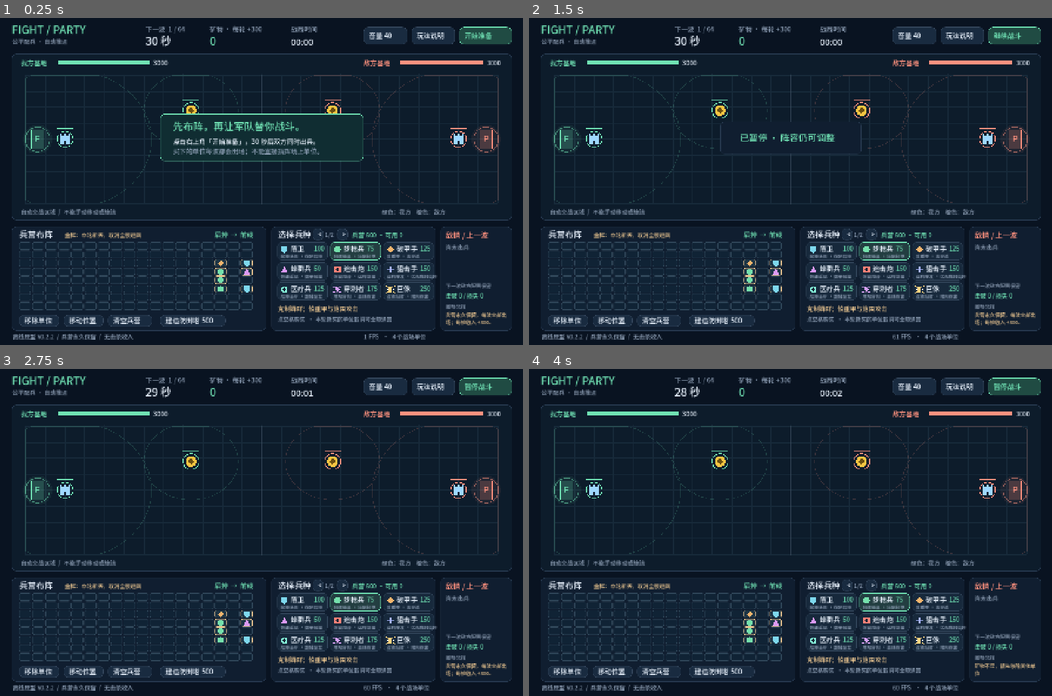
Above: before the commit, frames 1-4 (two rows, left to right).
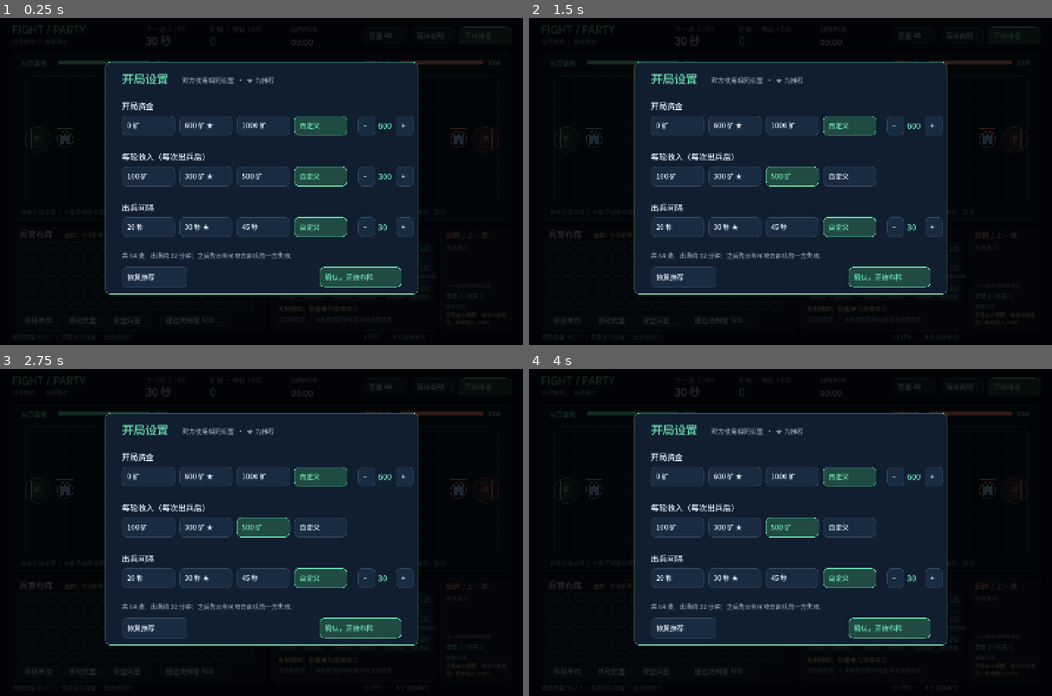
Above: after the commit, the same moments.

Repository: Pickher/FightParty
Game: Godot game, scene res://scenes/main.tscn
The game is run twice, just before and just after one commit, with the same random seed, the same clock (stepped at 60 frames per second) and the same inputs.
Inputs (mouse positions are in pixels of both pictures, inside the frame that each line leads up to):
- Up to frame 1 (0.25 s): no input
- Up to frame 2 (1.5 s): tap Enter at 0.5 s; tap Space at 0.6, 0.77, 1.07, 1.35 s; click (790, 181) at 0.67 s; move the mouse to (685, 197) at 1.27 s; click (685, 197) at 1.42 s
- Up to frame 3 (2.75 s): tap Space at 1.52, 1.82, 2.1 s; move the mouse to (313, 460) at 2.02 s; click (313, 460) at 2.17 s
- Up to frame 4 (4 s): tap Space at 2.75, 2.85, 3.02, 3.32, 3.6, 3.77 s; move the mouse to (764, 597) at 2.77 s; click (764, 597) at 2.92 s; move the mouse to (947, 581) at 3.52 s; click (947, 581) at 3.67 s

The runs differ from the first frame. In frame 1, 68% of the frame differs, in the area x 0-100%, y 0-100%; in frame 2, 67%; in frame 3, 67%; in frame 4, 67%.

Commit message:
Add pre-game settings popup for start funds, per-wave income and wave interval (0.2.3)
Co-authored-by: wangzeyu2495 <wangzeyu2495@gmail.com>

Diff:
--- a/data/rules.json
+++ b/data/rules.json
@@ -1,10 +1,15 @@
 {
-  "version": "0.2.2", "tick_rate": 20, "wave_seconds": 30,
+  "version": "0.2.3", "tick_rate": 20, "wave_seconds": 30,
   "start_minerals": 600, "wave_income": 300,
   "wave_limit": 64, "final_phase_max_seconds": 600,
   "base_hp": 3000, "unit_lifetime": 0,
   "structures": true, "treasury_reward": 400, "tower_max_builds": 1,
   "columns": 18, "rows": 8, "world_width": 1200, "world_height": 400,
+  "setup_options": {
+    "start_minerals": {"label": "开局资金", "unit": "矿", "choices": [0, 600, 1000], "recommended": 600, "step": 100, "min": 0, "max": 5000},
+    "wave_income": {"label": "每轮收入（每次出兵后）", "unit": "矿", "choices": [100, 300, 500], "recommended": 300, "step": 50, "min": 0, "max": 2000},
+    "wave_seconds": {"label": "出兵间隔", "unit": "秒", "choices": [20, 30, 45], "recommended": 30, "step": 5, "min": 10, "max": 120}
+  },
   "layout": {
     "base_x": 30, "base_y": 200, "base_radius": 20,
     "spawn_x": 140, "spawn_dx": 13, "spawn_y": 32, "spawn_dy": 48,
--- a/data/units.json
+++ b/data/units.json
@@ -1,5 +1,5 @@
 {
- "version": "0.2.2",
+ "version": "0.2.3",
  "units": {
   "guard": {"name":"盾卫","symbol":"G","cost":100,"hp":480,"armor":"heavy","damage":16,"interval":1.2,"range":25,"speed":34,"splash":0,"light_multiplier":1.0,"heavy_multiplier":0.8,"color":"7ed8ed","role":"前排承伤 · 保护后排","counter":"抵挡步枪与狙击；怕破甲手","layer":"ground","target_layers":["ground"]},
   "rifle": {"name":"步枪兵","symbol":"R","cost":75,"hp":120,"armor":"light","damage":18,"interval":0.55,"range":140,"speed":36,"splash":0,"light_multiplier":1.4,"heavy_multiplier":0.45,"color":"75e0ac","role":"持续输出 · 压制轻甲","counter":"克制蜂群；怕重甲与范围攻击","layer":"ground","target_layers":["ground","air"]},
--- a/project.godot
+++ b/project.godot
@@ -2,7 +2,7 @@
 
 [application]
 config/name="FightParty"
-config/version="0.2.2"
+config/version="0.2.3"
 run/main_scene="res://scenes/main.tscn"
 config/features=PackedStringArray("4.4", "GL Compatibility")
 config/icon="res://assets/icon.svg"
--- a/scripts/main.gd
+++ b/scripts/main.gd
@@ -40,6 +40,11 @@
 # 取消已出场单位不退款，需要二次确认；确认前把目标阵容暂存在这里。pending_message 为空表示没有待确认操作。
 var pending_formation: Array = []
 var pending_message := ""
+# 开局设置弹窗：每局开始前选择，双方使用同一份设置；字段与选项来自 rules.setup_options。
+var setup_open := true
+var match_settings: Dictionary = {}
+# 玩家选了“自定义”的字段；自定义时显示 −/+ 步进。
+var custom_fields: Dictionary = {}
 
 ## 节点进入场景后初始化：接管点击、准备音效、读取设置、建立对局、开启每帧更新。
 func _ready() -> void:
@@ -48,6 +53,7 @@
 	_make_sound()
 	_load_settings()
 	_new_match()
+	setup_open = true
 	set_process(true)
 
 ## 用衰减正弦波生成短提示音，避免依赖外部音频文件。
@@ -68,7 +74,7 @@
 ## 重置开始、暂停和特效状态。进入游戏后仍要点击“开始准备”才会计时。
 func _new_match() -> void:
 	var prior: Array = Catalog.starter()
-	sim = Sim.new(42)
+	sim = Sim.new(42, match_settings.duplicate())
 	ai = AI.new(42)
 	var config := ConfigFile.new()
 	if config.load("user://settings.cfg") == OK:
@@ -94,6 +100,23 @@
 	if config.load("user://settings.cfg") == OK:
 		volume = clampf(float(config.get_value("audio","volume",0.4)), 0.0, 1.0)
 	speaker.volume_db = linear_to_db(maxf(volume, 0.001))
+	match_settings = _recommended_settings()
+	custom_fields.clear()
+	var options: Dictionary = Catalog.rules().setup_options
+	for field in options:
+		var value = config.get_value("match", field, match_settings[field])
+		if (value is int or value is float) and value >= options[field].min and value <= options[field].max:
+			match_settings[field] = int(value)
+			if not options[field].choices.has(int(value)):
+				custom_fields[field] = true
+
+## 每个设置字段的推荐值。
+func _recommended_settings() -> Dictionary:
+	var result: Dictionary = {}
+	var options: Dictionary = Catalog.rules().setup_options
+	for field in options:
+		result[field] = int(options[field].recommended)
+	return result
 
 ## 保存当前音量和下一波阵容。失败只给提示，不影响继续战斗。
 func _save_settings() -> void:
@@ -103,6 +126,8 @@
 	for slot in sim.formations[0]:
 		formation.append({"kind":slot.kind,"cell":slot.cell})
 	config.set_value("player","formation",formation)
+	for field in match_settings:
+		config.set_value("match",field,match_settings[field])
 	if config.save("user://settings.cfg") != OK:
 		_note("设置保存失败；本局仍可继续。")
 
@@ -240,7 +265,7 @@
 	_button(Rect2(1264,24,144,48),"开始准备" if not started else ("继续战斗" if paused else "暂停战斗"),"start",true)
 	_draw_battle()
 	_draw_editor()
-	_text(Vector2(34,882),"离线原型 v0.2.2  /  兵营永久保留  /  无击杀收入",16,MUTED)
+	_text(Vector2(34,882),"离线原型 v0.2.3  /  兵营永久保留  /  无击杀收入",16,MUTED)
 	_text(Vector2(1000,882),"%d FPS   ·   %d 个战场单位" % [Engine.get_frames_per_second(),sim.units.size()],16,MUTED)
 	if not started:
 		_panel(Rect2(440,263,560,130), Color("102d32"), MINT)
@@ -254,6 +279,8 @@
 		_draw_result()
 	if pending_message != "":
 		_draw_confirm()
+	if setup_open:
+		_draw_setup()
 	if help_open:
 		_draw_help()
 
@@ -551,6 +578,62 @@
 	_button(Rect2(465,535,210,60),"调整阵容，再来一局","restart",true)
 	_button(Rect2(700,535,210,60),"查看玩法说明","help")
 
+## 开局设置弹层：每个字段三个预设（★ 推荐）加自定义；自定义用 −/+ 按 step 调整。
+func _draw_setup() -> void:
+	draw_rect(Rect2(0,0,1440,900),Color(0,0,0,0.82))
+	_panel(Rect2(290,120,860,640),PANEL,MINT)
+	buttons.clear()
+	_text(Vector2(335,180),"开局设置",32,MINT)
+	_text(Vector2(500,178),"双方使用相同设置  ·  ★ 为推荐",18,MUTED)
+	var options: Dictionary = sim.rules.setup_options
+	var row := 0
+	for field in options:
+		var option: Dictionary = options[field]
+		var y: float = 220 + row * 140
+		var value: int = int(match_settings[field])
+		var custom: bool = custom_fields.has(field)
+		_text(Vector2(335,y+30),str(option.label),22)
+		var column := 0
+		for choice in option.choices:
+			var label: String = "%d %s" % [int(choice), option.unit]
+			if int(choice) == int(option.recommended):
+				label += " ★"
+			_button(Rect2(335+column*158,y+48,146,54),label,"setup_pick:%s:%d" % [field,int(choice)],not custom and value == int(choice))
+			column += 1
+		_button(Rect2(335+column*158,y+48,146,54),"自定义","setup_custom:"+field,custom)
+		if custom:
+			_button(Rect2(985,y+48,48,54),"−","setup_step:%s:-1" % field)
+			_text(Vector2(1040,y+84),"%d" % value,22,MINT)
+			_button(Rect2(1090,y+48,48,54),"+","setup_step:%s:1" % field)
+		row += 1
+	var minutes: float = float(sim.rules.wave_limit) * float(match_settings.wave_seconds) / 60.0
+	_text(Vector2(335,660),"共 %d 波，出满约 %d 分钟；之后先没有可攻击部队的一方失败。" % [int(sim.rules.wave_limit),int(round(minutes))],17,MUTED)
+	_button(Rect2(335,684,180,56),"恢复推荐","setup_reset")
+	_button(Rect2(880,684,224,56),"确认，开始布阵","setup_confirm",true)
+
+## 处理开局设置弹层的按钮；确认后按新设置重建对局。
+func _handle_setup(action: String) -> void:
+	var options: Dictionary = sim.rules.setup_options
+	var parts: PackedStringArray = action.split(":")
+	if parts[0] == "setup_reset":
+		match_settings = _recommended_settings()
+		custom_fields.clear()
+	elif parts[0] == "setup_confirm":
+		_new_match()
+		setup_open = false
+		_save_settings()
+	elif parts.size() >= 2 and options.has(parts[1]):
+		var field: String = parts[1]
+		var option: Dictionary = options[field]
+		if parts[0] == "setup_pick" and parts.size() == 3:
+			match_settings[field] = int(parts[2])
+			custom_fields.erase(field)
+		elif parts[0] == "setup_custom":
+			custom_fields[field] = true
+		elif parts[0] == "setup_step" and parts.size() == 3:
+			custom_fields[field] = true
+			match_settings[field] = clampi(int(match_settings[field]) + int(parts[2]) * int(option.step), int(option.min), int(option.max))
+
 ## 取消已出场单位的二次确认弹层；清空底层点击区域，只保留确认与取消。
 func _draw_confirm() -> void:
 	draw_rect(Rect2(0,0,1440,900),Color(0,0,0,0.7))
@@ -574,7 +657,7 @@
 ## 处理快捷键：空格开始/暂停，Esc 打开或关闭说明；忽略长按产生的重复事件。
 func _unhandled_key_input(event: InputEvent) -> void:
 	if event is InputEventKey and event.pressed and not event.echo:
-		if event.keycode == KEY_SPACE and not help_open and not sim.finished:
+		if event.keycode == KEY_SPACE and not help_open and not setup_open and not sim.finished:
 			handle_action("start")
 		elif event.keycode == KEY_ESCAPE:
 			handle_action("help")
@@ -582,6 +665,11 @@
 ## 把动作字符串分发到具体操作；例如 select:guard 选择盾卫，cell:5 编辑第 5 格。
 ## 绘制按钮和处理操作通过动作名连接，添加按钮时要在这里增加对应逻辑。
 func handle_action(action: String) -> void:
+	if setup_open:
+		if action.begins_with("setup"):
+			_handle_setup(action)
+		queue_redraw()
+		return
 	if action == "help":
 		help_open = not help_open
 	elif action == "volume":
@@ -595,6 +683,7 @@
 			paused=not paused
 	elif action == "restart":
 		_new_match()
+		setup_open = true
 	elif action == "confirm_yes" or action == "confirm_no":
 		var formation: Array = pending_formation
 		pending_formation = []
--- a/tests/test_sim.gd
+++ b/tests/test_sim.gd
@@ -47,6 +47,7 @@
 	_liberators()
 	_spatial_equivalence()
 	_structures()
+	_setup_options()
 	_economy()
 	_final_phase()
 	var sim = bare()
@@ -1087,3 +1088,14 @@
 	var ai = AI.new()
 	check(ai.wants_tower(Catalog.starter(),[],600,0) and not ai.wants_tower([],[],600,0) and not ai.wants_tower(Catalog.starter(),[],600,1),"AI builds tower only when behind and allowed")
 	check(not ai.wants_tower(Catalog.starter(),Catalog.starter(),2000,0),"AI skips tower when roster is not behind")
+
+## 开局设置选项：推荐值即 rules 默认值，预设都在自定义范围内且能被步进到达。
+func _setup_options() -> void:
+	var rules: Dictionary = Catalog.rules()
+	for field in rules.setup_options:
+		var option: Dictionary = rules.setup_options[field]
+		check(int(option.recommended)==int(rules[field]) and option.choices.has(option.recommended),"recommended %s equals default" % field)
+		for choice in option.choices:
+			check(choice>=option.min and choice<=option.max and int(choice-option.min) % int(option.step)==0,"%s choice %d reachable by custom step" % [field,int(choice)])
+		var sim = Sim.new(1,{field:option.max})
+		check(int(sim.rules[field])==int(option.max) and int(sim.journal.settings[field])==int(option.max),"%s override applied and journaled" % field)
--- a/tests/ui_smoke.gd
+++ b/tests/ui_smoke.gd
@@ -24,6 +24,21 @@
 	await process_frame
 	# 测试主动控制模拟时间，关闭每帧自动推进以避免时间不确定；绘图仍可按需触发。
 	game.set_process(false)
+	# 开局设置：弹窗挡住其他操作；预设、自定义步进、确认后按设置建局；重开再弹出并可恢复推荐。
+	verify(game.setup_open,"setup popup shown before match")
+	game.handle_action("start")
+	verify(not game.started,"setup blocks start")
+	game.handle_action("setup_pick:start_minerals:1000")
+	game.handle_action("setup_step:wave_seconds:1")
+	game.handle_action("setup_step:wave_income:-1")
+	game.handle_action("setup_confirm")
+	verify(not game.setup_open and game.sim.rules.wave_seconds==35 and game.sim.rules.wave_income==250,"custom settings applied")
+	verify(game.sim.minerals[1]<=1000 and game.sim.journal.settings.start_minerals==1000,"chosen start funds recorded")
+	game.handle_action("restart")
+	verify(game.setup_open and game.custom_fields.has("wave_seconds"),"restart reopens setup with previous custom values")
+	game.handle_action("setup_reset")
+	game.handle_action("setup_confirm")
+	verify(game.sim.rules.wave_seconds==30 and game.sim.rules.wave_income==300 and game.sim.journal.settings.start_minerals==600,"reset restores recommended settings")
 	game.handle_action("clear")
 	game.handle_action("select:guard")
 	game.handle_action("cell:5")
@@ -139,7 +154,15 @@
 	if DisplayServer.get_name() != "headless":
 		root.get_texture().get_image().save_png(destination.replace(".png","-result.png"))
 	game.handle_action("restart")
-	verify(not game.started and not game.sim.finished and game.sim.tick==0,"restart resets match")
+	verify(not game.started and not game.sim.finished and game.sim.tick==0 and game.setup_open,"restart resets match and reopens setup")
+	game.handle_action("setup_pick:start_minerals:0")
+	game.queue_redraw()
+	await process_frame
+	if DisplayServer.get_name() != "headless":
+		await RenderingServer.frame_post_draw
+		root.get_texture().get_image().save_png(destination.replace(".png","-setup.png"))
+	game.handle_action("setup_confirm")
+	verify(game.sim.minerals==[0,0] and game.sim.formations[0].is_empty(),"zero start funds leave roster empty")
 	print("UI SMOKE: ","FAIL" if failed else "PASS", " capture=",destination if DisplayServer.get_name() != "headless" else "skipped (headless)")
 	game.speaker.stop()
 	game.speaker.stream = null
Binary file changed: assets/NotoSansSC.ttf
Not shown, changed: export_presets.cfg
Not shown, changed: docs/ARCHITECTURE.md
Not shown, changed: docs/DESIGN.md
Not shown, changed: docs/DEVELOPMENT.md
Not shown, changed: docs/TEST_REPORT.md
